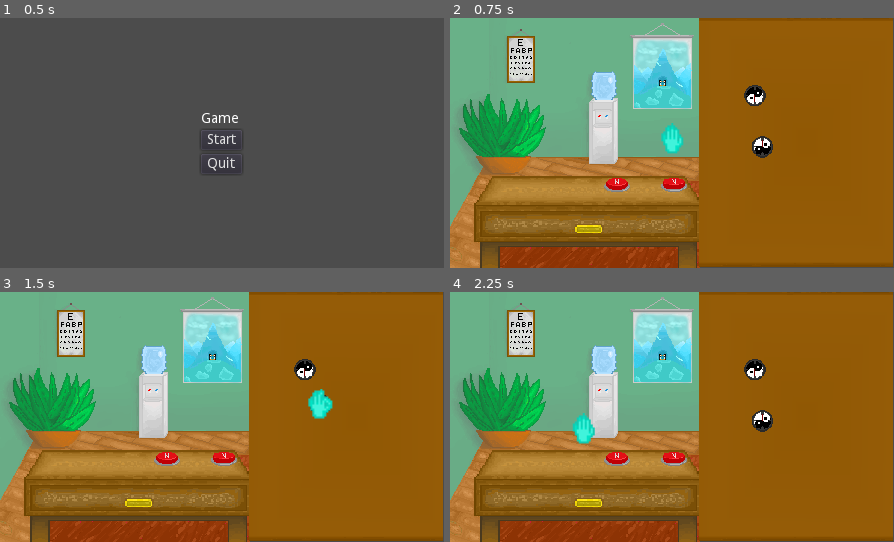
Above: before the commit, frames 1-4 (two rows, left to right).
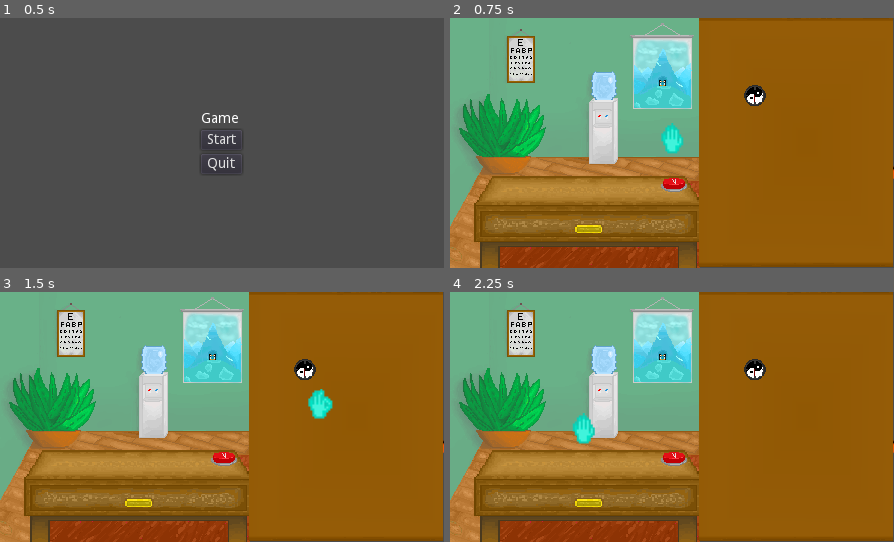
Above: after the commit, the same moments.

Repository: kari0036/Next-please-game-
Game: Godot game, scene res://scenes/Control.tscn
The game is run twice, just before and just after one commit, with the same random seed, the same clock (stepped at 60 frames per second) and the same inputs.
Inputs (mouse positions are in pixels of both pictures, inside the frame that each line leads up to):
- Up to frame 1 (0.5 s): no input
- Up to frame 2 (0.75 s): click "Start" at 0.5 s
- Up to frame 3 (1.5 s): tap Enter at 1.25 s; move the mouse to (319, 404) at 1.27 s; press the mouse at (319, 404) at 1.28 s
- Up to frame 4 (2.25 s): tap Space at 2 s; move the mouse to (583, 429) at 2.02 s; release the mouse at (583, 429) at 2.03 s; click (583, 429) at 2.1 s

Frame 1 is identical in both runs. In frame 2, 0.6% of the frame differs, in the area x 34-100%, y 47-70%; in frame 3, 0.3%; in frame 4, 0.6%.

Commit message:
npc comming

Diff:
--- /dev/null
+++ b/Next Please Game/Pacjęt.gd
@@ -0,0 +1,15 @@
+extends KinematicBody2D
+
+var comming
+var velocity = Vector2()
+var target = Vector2(141,123)
+
+func nextPlease():
+	if !comming:
+		comming = true
+
+func _physics_process(delta):
+	if comming:
+		velocity = position.direction_to(target) * 100
+		if position.distance_to(target) > 5:
+			velocity = move_and_slide(velocity)
--- /dev/null
+++ b/Next Please Game/Pacjęt.tscn
@@ -0,0 +1,25 @@
+[gd_scene load_steps=4 format=2]
+
+[ext_resource path="res://assets/postac1.png" type="Texture" id=1]
+[ext_resource path="res://assets/postac_strój1.png" type="Texture" id=2]
+
+[sub_resource type="RectangleShape2D" id=1]
+extents = Vector2( 42.5373, 36.7171 )
+
+[node name="Pacjęt" type="KinematicBody2D"]
+__meta__ = {
+"_edit_group_": true
+}
+
+[node name="CollisionShape2D" type="CollisionShape2D" parent="."]
+shape = SubResource( 1 )
+
+[node name="Strój" type="Sprite" parent="."]
+scale = Vector2( 1.3973, 1.34154 )
+texture = ExtResource( 2 )
+__meta__ = {
+"_edit_group_": true
+}
+
+[node name="Głowa" type="Sprite" parent="Strój"]
+texture = ExtResource( 1 )
--- a/Next Please Game/scenes/Gabinet_Lekarski.tscn
+++ b/Next Please Game/scenes/Gabinet_Lekarski.tscn
@@ -1,34 +1,34 @@
-[gd_scene load_steps=8 format=2]
+[gd_scene load_steps=9 format=2]
 
 [ext_resource path="res://assets/pokuj.png" type="Texture" id=1]
 [ext_resource path="res://scenes/Stół.tscn" type="PackedScene" id=2]
 [ext_resource path="res://scenes/Ręka.tscn" type="PackedScene" id=3]
 [ext_resource path="res://scenes/item.tscn" type="PackedScene" id=4]
 [ext_resource path="res://scenes/Button.tscn" type="PackedScene" id=5]
-[ext_resource path="res://scripts/Gabinet_Lekarski.gd" type="Script" id=6]
+[ext_resource path="res://Pacjęt.tscn" type="PackedScene" id=6]
 [ext_resource path="res://scripts/Pause.gd" type="Script" id=7]
+[ext_resource path="res://Pacjęt.gd" type="Script" id=8]
 
 [node name="World" type="Node2D"]
-script = ExtResource( 6 )
 
-[node name="pokuj" type="Sprite" parent="."]
+[node name="Stół2" type="CanvasLayer" parent="."]
+layer = 5
+
+[node name="Stół" parent="Stół2" instance=ExtResource( 2 )]
+
+[node name="item2" parent="Stół2" instance=ExtResource( 4 )]
+position = Vector2( 305.259, 77.1717 )
+rotation = 3.14159
+
+[node name="Room" type="CanvasLayer" parent="."]
+layer = 3
+
+[node name="pokuj" type="Sprite" parent="Room"]
 texture = ExtResource( 1 )
 centered = false
 
-[node name="Stół" parent="." instance=ExtResource( 2 )]
-
-[node name="item2" parent="." instance=ExtResource( 4 )]
-position = Vector2( 305.259, 77.1717 )
-rotation = 3.14159
-
-[node name="item" parent="." instance=ExtResource( 4 )]
-position = Vector2( 311.985, 129.376 )
-
-[node name="NextPlease" parent="." instance=ExtResource( 5 )]
+[node name="NextPlease" parent="Room" instance=ExtResource( 5 )]
 position = Vector2( 223.568, 164.35 )
-
-[node name="NextPlease2" parent="." instance=ExtResource( 5 )]
-position = Vector2( 166.661, 164.79 )
 
 [node name="Hand" type="CanvasLayer" parent="."]
 layer = 12
@@ -79,4 +79,16 @@
 margin_right = 41.0
 margin_bottom = 38.0
 text = "Quit"
+
+[node name="NPC" type="CanvasLayer" parent="."]
+layer = 4
+
+[node name="Pacjęt" parent="NPC" groups=[
+"NPC",
+] instance=ExtResource( 6 )]
+light_mask = -2147483647
+position = Vector2( 410.383, 125.832 )
+collision_layer = 2
+collision_mask = 2
+script = ExtResource( 8 )
 [connection signal="pressed" from="PauseScreen/Pause/CenterContainer/VBoxContainer/Button" to="PauseScreen/Pause" method="_on_Button_pressed"]
--- a/Next Please Game/scripts/NextPlease.gd
+++ b/Next Please Game/scripts/NextPlease.gd
@@ -4,6 +4,7 @@
 
 func press():
 	sprite.frame = 1
+	get_tree().call_group("NPC", "nextPlease")
 
 func unpress():
 	sprite.frame = 0
